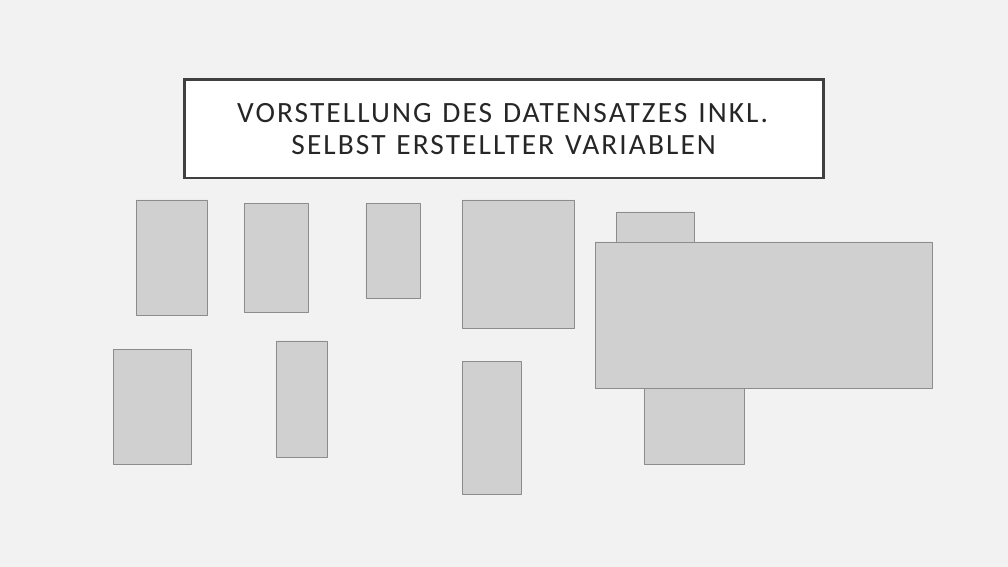
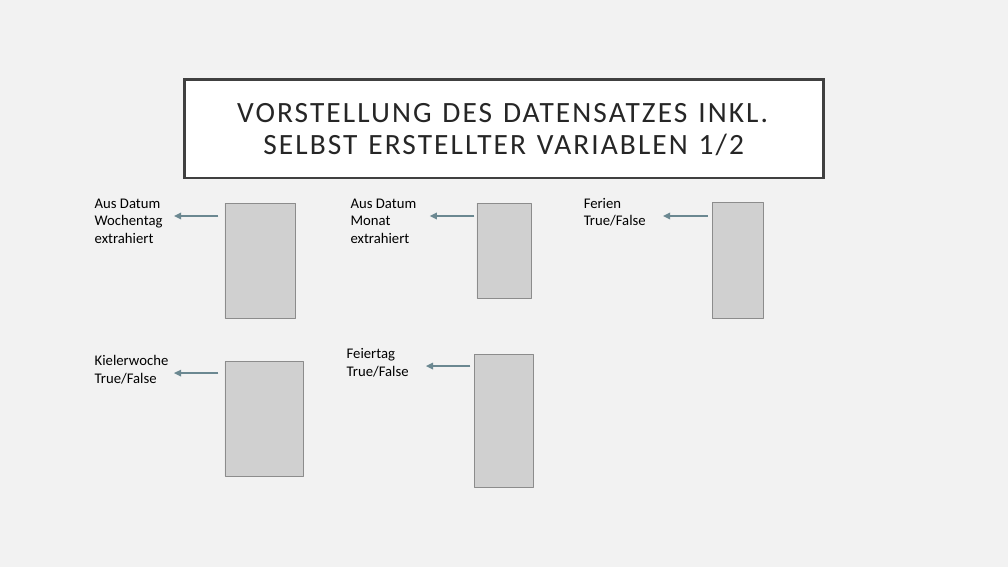
Before and after one commit to Tasinger/gruppe-2-projekt, a slide deck: slide 2 of Präsentation Gruppe 2.pptx. Drawn at 1008x567 pixels with LibreOffice and Linux fonts; fonts in the diff are those of the drawing; grey boxes stand for pictures. Boxes give left, top, right and bottom in pixels: in the first picture for what was removed or moved away, otherwise in the second. Text is boxed around its words. In the diff, an @@ line names an element or a change of style, - is before the commit and + after.

```diff
--- a/Präsentation Gruppe 2.pptx
+++ b/Präsentation Gruppe 2.pptx
@@ title at box(237, 103, 768, 156): text changed @@
-VORSTELLUNG DES DATENSATZES INKL. SELBST ERSTELLTER VARIABLEN
+VORSTELLUNG DES DATENSATZES INKL. SELBST ERSTELLTER VARIABLEN 1/2
@@ text added at box(95, 198, 163, 243), 14 pt, text #000000 @@
+Aus Datum Wochentag extrahiert
@@ picture: place and size @@
-picture at box(137, 200, 208, 315)
+picture at box(225, 203, 296, 319)
@@ picture removed at box(244, 203, 308, 312) @@
@@ text added at box(351, 198, 416, 243), 14 pt, text #000000 @@
+Aus Datum Monat extrahiert
@@ picture removed at box(462, 200, 575, 328) @@
@@ picture: place and size @@
-picture at box(366, 203, 420, 299)
+picture at box(477, 203, 532, 299)
@@ text added at box(584, 198, 646, 226), 14 pt, text #000000 @@
+Ferien True/False
@@ picture: place and size @@
-picture at box(276, 341, 327, 457)
+picture at box(712, 203, 763, 318)
@@ arrow added from (219, 216) to (174, 216), #6B8891 2.25 pt @@
@@ arrow added from (474, 216) to (430, 216), #6B8891 2.25 pt @@
@@ picture removed at box(617, 212, 695, 328) @@
@@ arrow added from (708, 216) to (663, 216), #6B8891 2.25 pt @@
@@ picture removed at box(595, 242, 932, 389) @@
@@ text added at box(95, 354, 169, 384), 14 pt, text #000000 @@
+Kielerwoche True/False
@@ text added at box(347, 348, 409, 377), 14 pt, text #000000 @@
+Feiertag True/False
@@ picture: place and size @@
-picture at box(462, 361, 521, 495)
+picture at box(474, 355, 533, 488)
@@ picture removed at box(644, 331, 745, 464) @@
@@ arrow added from (219, 374) to (174, 374), #6B8891 2.25 pt @@
@@ picture: place and size @@
-picture at box(113, 350, 191, 464)
+picture at box(225, 361, 303, 476)
@@ arrow added from (470, 366) to (426, 366), #6B8891 2.25 pt @@
```
Also in this commit, not shown: 1 other slide changed, 1 slide added, 4 other files.
